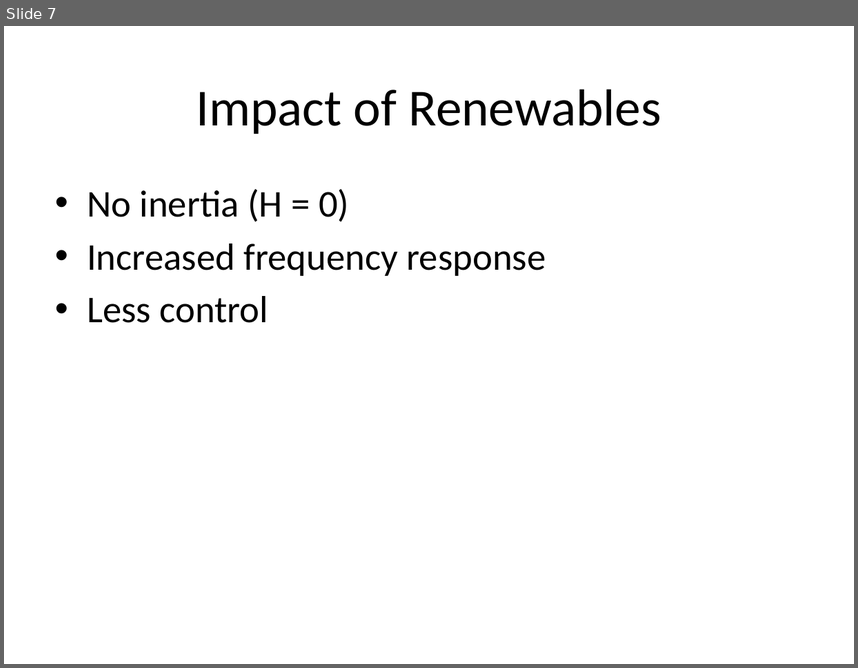
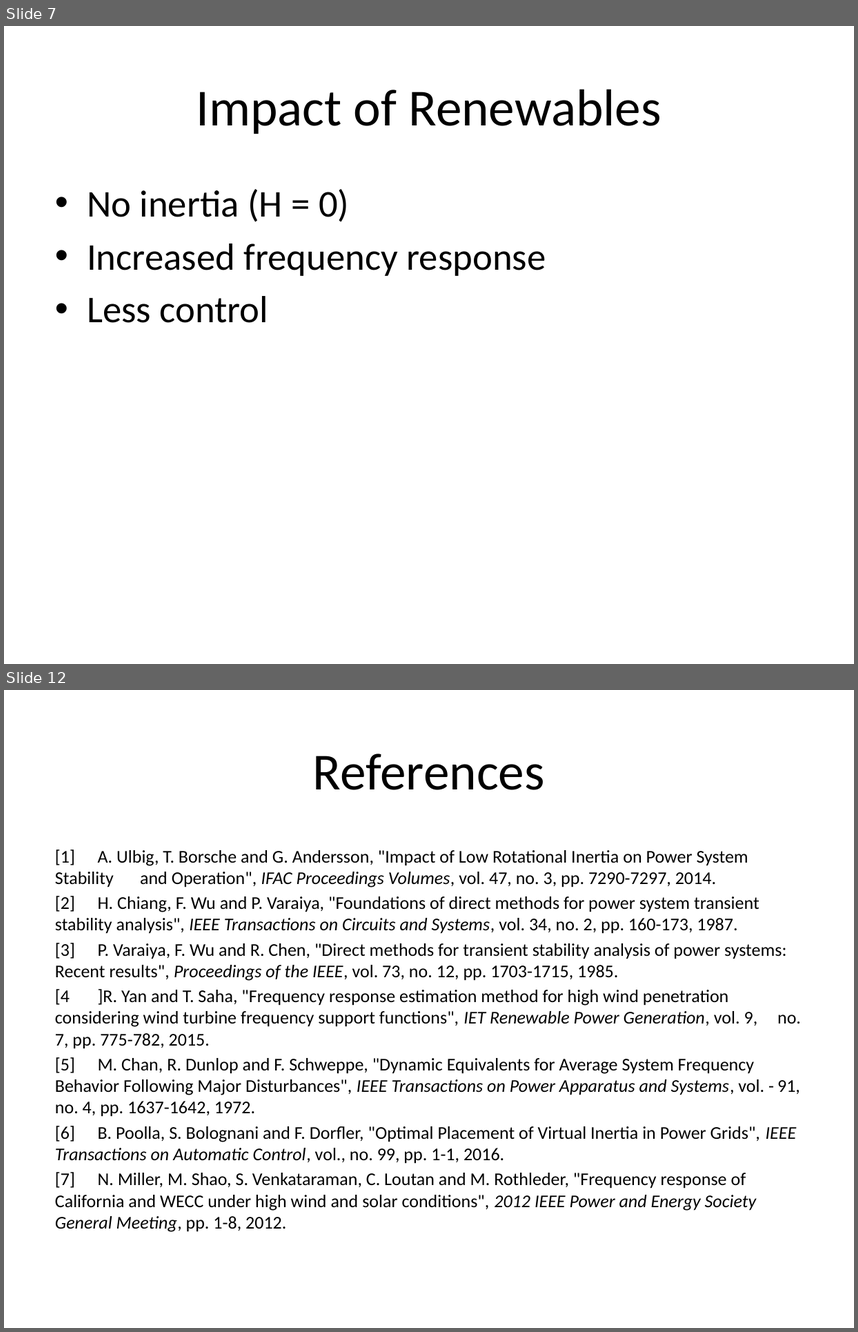
Before and after one commit to mswan96/SUPERB, a slide deck: Literature Review.pptx. Shown one above the other, each under a label of ours: slide 7 before the commit, slides 7 and 12 after it; the slides between them are not shown. The pictures are 858x668 and 858x1332 pixels, drawn with LibreOffice and Linux fonts; fonts in the diff are those of the drawing. Boxes give left, top, right and bottom in pixels: in the first picture for what was removed or moved away, otherwise in the second. Text is boxed around its words. In the diff, an @@ line names an element or a change of style, - is before the commit and + after.

```diff
--- a/Literature Review.pptx
+++ b/Literature Review.pptx
@@ slide 12 added at [4, 690, 854, 1328], background #FFFFFF @@
@@ title added at [313, 753, 545, 790], 44 pt, text #000000 @@
+References
@@ text added at [55, 849, 801, 1232], 15.2 pt, text #000000 @@
+[1] A. Ulbig, T. Borsche and G. Andersson, "Impact of Low Rotational Inertia on Power System Stability and Operation", IFAC Proceedings Volumes, vol. 47, no. 3, pp. 7290-7297, 2014.
+[2] H. Chiang, F. Wu and P. Varaiya, "Foundations of direct methods for power system transient stability analysis", IEEE Transactions on Circuits and Systems, vol. 34, no. 2, pp. 160-173, 1987.
+[3] P. Varaiya, F. Wu and R. Chen, "Direct methods for transient stability analysis of power systems: Recent results", Proceedings of the IEEE, vol. 73, no. 12, pp. 1703-1715, 1985.
+[4 ]R. Yan and T. Saha, "Frequency response estimation method for high wind penetration considering wind turbine frequency support functions", IET Renewable Power Generation, vol. 9, no. 7, pp. 775-782, 2015.
+[5] M. Chan, R. Dunlop and F. Schweppe, "Dynamic Equivalents for Average System Frequency Behavior Following Major Disturbances", IEEE Transactions on Power Apparatus and Systems, vol. - 91, no. 4, pp. 1637-1642, 1972.
+[6] B. Poolla, S. Bolognani and F. Dorfler, "Optimal Placement of Virtual Inertia in Power Grids", IEEE Transactions on Automatic Control, vol., no. 99, pp. 1-1, 2016.
+[7] N. Miller, M. Shao, S. Venkataraman, C. Loutan and M. Rothleder, "Frequency response of California and WECC under high wind and solar conditions", 2012 IEEE Power and Energy Society General Meeting, pp. 1-8, 2012.
```
Also in this commit, not shown: 5 slides changed, 1 other slide added.
